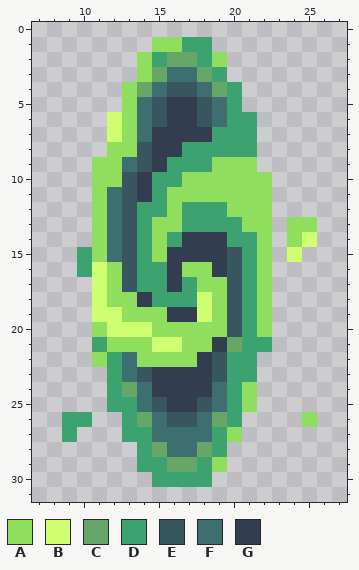
Pixel-art sprite -- graphics/assets/portal/4.png. That is the earlier state.
The file is 64x64 pixels, drawn in blocks of 2x2; one block is one cell here. Shown: x 7..27, y 0..31.
Palette (. is transparent): A #8fde5d  B #cfff70  C #66a667  D #3ca370  E #385660  F #3d6e70  G #323e4f
Pixels before, first column x 9:
 1 ......AADD.......
 2 .....ADCCDA......
 3 .....ACFFCD......
 4 ....ACFEEFCD.....
 5 ....AFEGGEFD.....
 6 ...BAFEGGEFDD....
 7 ...BAFGGGGDDD....
 8 ...AAEGGDDDDD....
 9 ..AAFEGDDDAAA....
10 ..AAEGDDAAAAAA...
11 ..AFEGDAAAAAAA...
12 ..AFEDDADDDAAA...
13 ..AFEDAADDDDAA.AA
14 ..AFEDADGGGDDA.AB
15 .DAFEDAGGGGEDA.B.
16 .DBAEDDGAAGEDA...
17 ..BAEDDGDAAEDA...
18 ..BAAGDDDBAEDA...
19 ..BBAAAGGBAEDA...
20 ..ABBBAAAAAEDA...
21 ..DAAABBAAGCDD...
22 ..ADFAAAAGEDD....
23 ...DFEGGGGEDD....
24 ...DCFGGGGFDA....
25 ...DDFEGGEFDA....
26 DD..DCFEEFCD....A
27 D...DDFFFFDA.....
28 .....DCFFCD......
29 .....DDCCDA......
30 ......DDDD.......
New version:
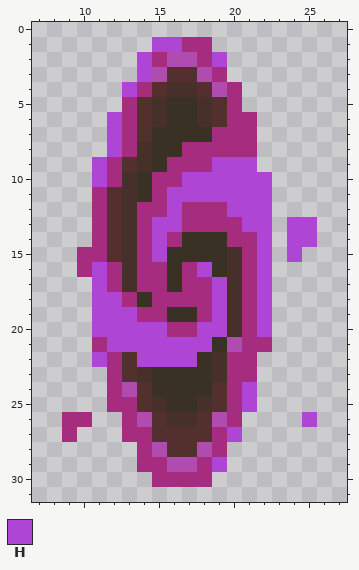
Colours new in this view: H #af45d4
The exact change:
colour C: #66a667 -> #b04baf
colour D: #3ca370 -> #a62c7f
colour E: #385660 -> #473029
colour F: #3d6e70 -> #532f2d
colour G: #323e4f -> #3a3125
Changed rows in their new state; - is a pixel that keeps its letter.
first column x 11:
 1 ----HH---------
 2 ---H----H------
 3 ---H-----------
 4 --HD-----------
 5 --D------------
 6 -HD------------
 7 -HD------------
 8 -HD------------
 9 HD------HHH----
10 HD----HHHHHH---
11 D----HHHHHHH---
12 D----H---HHH---
13 D---HH----HH-HH
14 D---H------H-HH
15 D---H------H-H-
16 HD----DH---H---
17 HD-----DH--H---
18 HHD----DH--H---
19 HHHDD--DH--H---
20 HHHHHDDHH--H---
21 -HHHHHHH-------
22 H--HHHH--------
24 ----------H----
25 ----------H----
26 --------------H
27 ---------H-----
29 --------H------
Pixel boxes of the changes (left, top, right, bottom) in both pictures:
changed: (62, 37, 317, 487)
